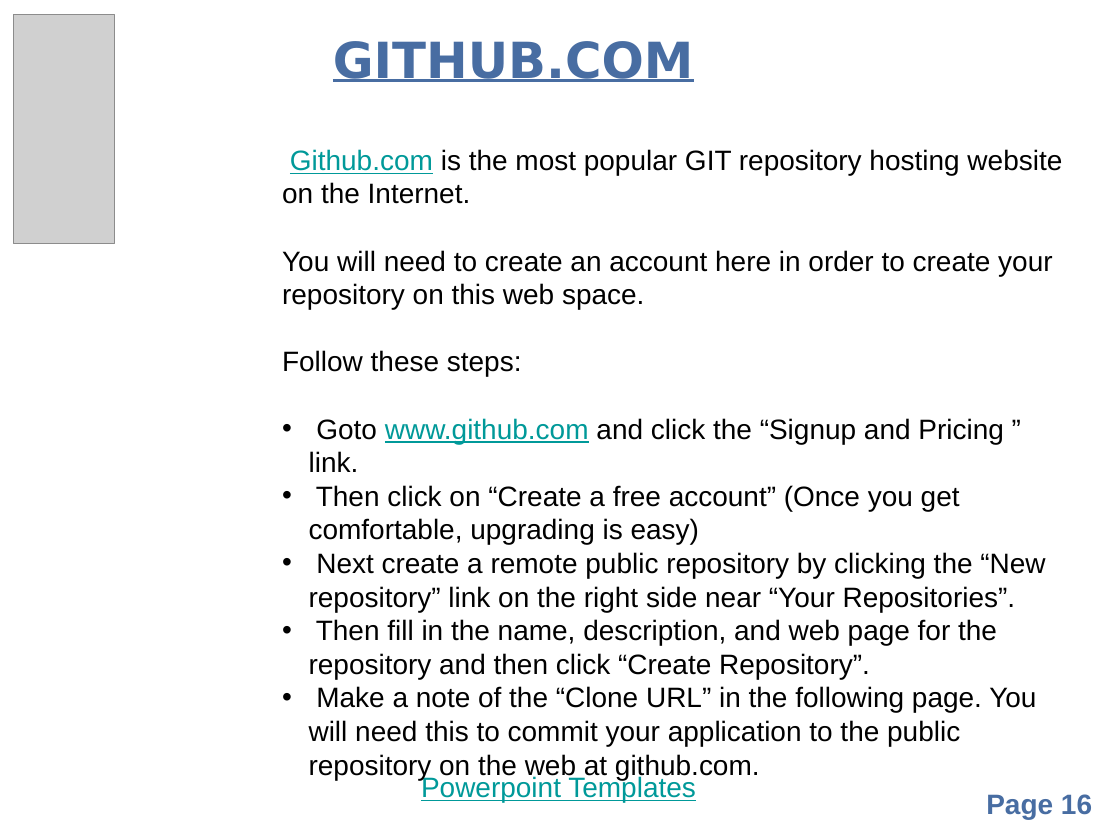
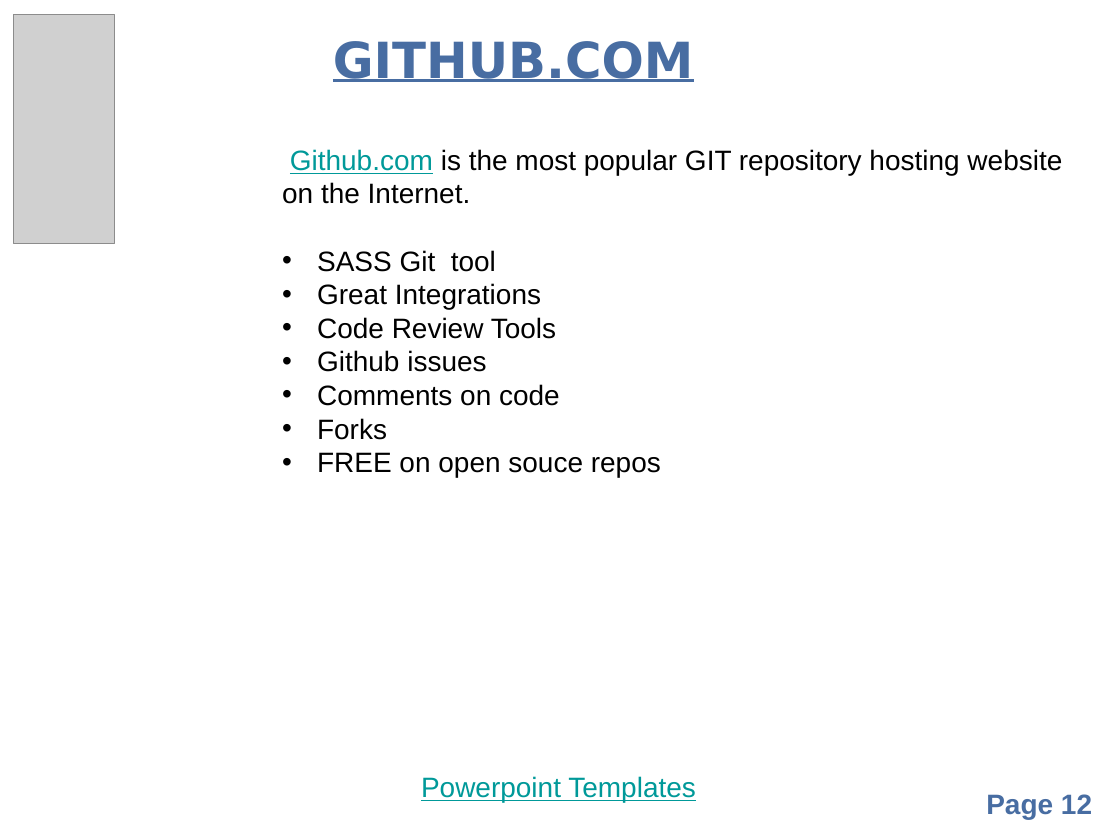
Before and after one commit to balarkrishnan/organizational, a slide deck: slide 12 of GitHub.pptx (slide 16 before the commit). Drawn at 1120x840 pixels with LibreOffice and Linux fonts; fonts in the diff are those of the drawing; grey boxes stand for pictures; background and template pictures are left out. Boxes give left, top, right and bottom in pixels: in the first picture for what was removed or moved away, otherwise in the second. Text is boxed around its words. In the diff, an @@ line names an element or a change of style, - is before the commit and + after.

```diff
--- a/GitHub.pptx
+++ b/GitHub.pptx
@@ text at [317,250,661,477]: text changed @@
-You will need to create an account here in order to create your repository on this web space.
-Follow these steps:
-• Goto www.github.com and click the “Signup and Pricing ” link.
-• Then click on “Create a free account” (Once you get comfortable, upgrading is easy)
-• Next create a remote public repository by clicking the “New repository” link on the right side near “Your Repositories”.
-• Then fill in the name, description, and web page for the repository and then click “Create Repository”.
-• Make a note of the “Clone URL” in the following page. You will need this to commit your application to the public repository on the web at github.com.
+• SASS Git tool
+• Great Integrations
+• Code Review Tools
+• Github issues
+• Comments on code
+• Forks
+• FREE on open souce repos
@@ page number at [986,794,1092,819]: text changed @@
-Page 16
+Page 12
```
Also in this commit, not shown: 5 other slides changed, 4 slides added, 1 slide removed.
